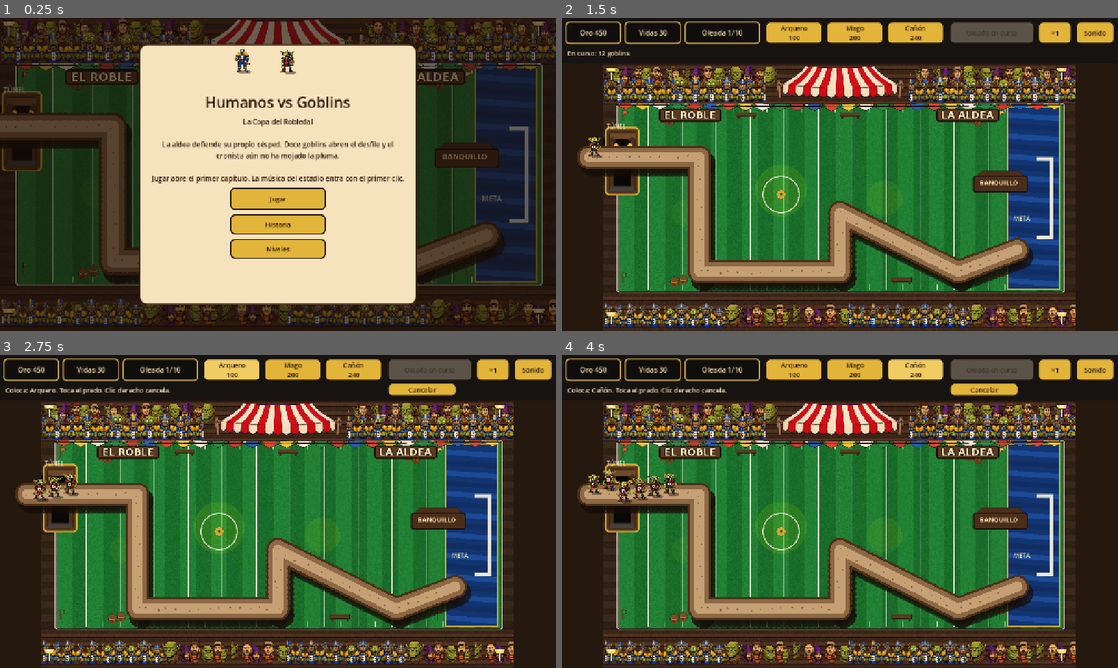
Above: before the commit, frames 1-4 (two rows, left to right).
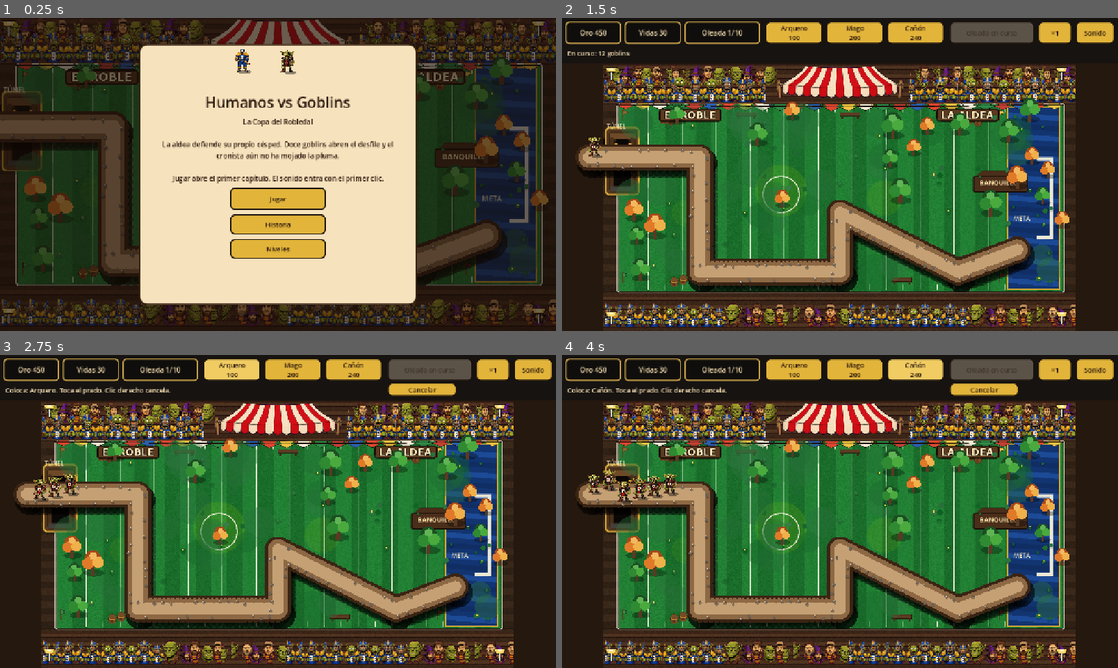
Above: after the commit, the same moments.

Repository: davidquirossoltero-commits/humanos-vs-goblins
Game: Godot game, scene res://scenes/main.tscn
Same seed, same stepped clock (60 frames per second), same inputs: the game is played once before the commit and once after it.
Inputs:
- Up to frame 1 (0.25 s): no input
- Up to frame 2 (1.5 s): click "Jugar" at 0.5 s; click "Empezar ya (3)" at 1.25 s
- Up to frame 3 (2.75 s): click "Arquero 100" at 2 s
- Up to frame 4 (4 s): click "Mago 200" at 2.75 s; click "Cañón 240" at 3.5 s

The runs differ from the first frame. In frame 1, 3.6% of the frame differs, in the area x 0-99%, y 12-86%; in frame 2, 8.5%, in the area x 3-92%, y 25-88%; in frame 3, 8.4%; in frame 4, 8.3%.

Commit message:
Quita la música de fondo y da volumen al mapa.
El camino lleva canto y sombra, y el césped se llena de árboles, rocas y antorchas según el campo. Los efectos se quedan.

Co-authored-by: david.quiros.soltero <david.quiros.soltero@gmail.com>

Diff:
--- a/scripts/draw_map.gd
+++ b/scripts/draw_map.gd
@@ -11,21 +11,147 @@
 	else:
 		c.draw_rect(Rect2(0, 0, width, height), Color("1f7a34"), true)
 	var rng := RandomNumberGenerator.new()
-	rng.seed = 1337
+	rng.seed = 1337 + hash(str(map.get("id", "robledal")))
 	var pts := PackedVector2Array()
 	for waypoint in map.waypoints:
 		pts.append(Vector2(float(waypoint.x), float(waypoint.y)))
-	var wall := PackedVector2Array()
-	for point in pts:
-		wall.append(point + Vector2(10, 18))
-	_sausage(c, wall, 34.0, Color(0.08, 0.05, 0.03, 0.45))
-	_sausage(c, pts, 32.0, Color("4a3018"))
-	_sausage(c, pts, 26.0, Color("8d6844"))
-	_sausage(c, pts, 14.0, Color("c4a074"))
-	_pebbles(c, pts, rng)
+	var theme := str(map.get("id", "robledal"))
+	_ground(c, map, pts, theme, rng)
+	_track(c, pts, theme, rng)
+	_canopy(c, map, pts, theme, rng)
 	if pts.size() >= 2:
 		_label(c, Vector2(8, pts[1].y - 78), "TÚNEL")
 		_label(c, pts[pts.size() - 1] + Vector2(-10, -78), "META")
+
+
+static func _track(c: CanvasItem, pts: PackedVector2Array, theme: String, rng: RandomNumberGenerator) -> void:
+	var lip := Color("3a2414")
+	var fill := Color("8d6844")
+	var wear := Color("c4a074")
+	var stone := Color("6e6256")
+	if theme == "foso":
+		lip = Color("2a140c")
+		fill = Color("6a4028")
+		wear = Color("8a5a32")
+		stone = Color("4a3024")
+	elif theme == "coliseo":
+		lip = Color("3e4652")
+		fill = Color("8a929c")
+		wear = Color("b7bec6")
+		stone = Color("5c656f")
+	var wall := PackedVector2Array()
+	for point in pts:
+		wall.append(point + Vector2(8, 16))
+	_sausage(c, wall, 40.0, Color(0, 0, 0, 0.38))
+	_sausage(c, pts, 36.0, lip)
+	_sausage(c, pts, 28.0, fill)
+	_sausage(c, pts, 16.0, wear)
+	for i in pts.size() - 1:
+		var a := pts[i]
+		var b := pts[i + 1]
+		var length := a.distance_to(b)
+		var dir := (b - a) / maxf(length, 1.0)
+		var normal := Vector2(-dir.y, dir.x)
+		var steps := maxi(int(length / 22.0), 1)
+		for s in steps:
+			var p := a.lerp(b, float(s) / float(steps))
+			var side := 1.0 if rng.randf() > 0.5 else -1.0
+			var rock := p + normal * side * rng.randf_range(16.0, 24.0) + Vector2(0, 3)
+			c.draw_circle(rock + Vector2(1, 3), rng.randf_range(3.2, 5.4), Color(0, 0, 0, 0.28))
+			c.draw_circle(rock, rng.randf_range(3.0, 5.0), stone)
+			c.draw_circle(rock + Vector2(-1.2, -1.4), 1.4, wear.lightened(0.25))
+
+
+static func _ground(c: CanvasItem, map: Dictionary, pts: PackedVector2Array, theme: String, rng: RandomNumberGenerator) -> void:
+	var tuft := Color("1f6b32")
+	var flower := Color("ffd24a")
+	if theme == "foso":
+		tuft = Color("3d4a22")
+		flower = Color("e07a32")
+	elif theme == "coliseo":
+		tuft = Color("2f6a48")
+		flower = Color("d7d2c4")
+	for _i in 42:
+		var broad := Vector2(rng.randf_range(48, 1232), rng.randf_range(124, 596))
+		if _near_path(map, pts, broad, 8.0):
+			continue
+		var wash := tuft.lightened(rng.randf_range(-0.05, 0.08))
+		wash.a = 0.38
+		c.draw_circle(broad, rng.randf_range(26.0, 54.0), wash)
+	for _i in 70:
+		var p := Vector2(rng.randf_range(50, 1230), rng.randf_range(130, 590))
+		if _near_path(map, pts, p, 18.0):
+			continue
+		var blob := tuft.lightened(rng.randf_range(-0.08, 0.12))
+		c.draw_circle(p + Vector2(0, 3), rng.randf_range(4.0, 9.0), Color(0, 0, 0, 0.12))
+		c.draw_circle(p, rng.randf_range(3.5, 8.0), blob)
+		if rng.randf() > 0.72:
+			c.draw_circle(p + Vector2(rng.randf_range(-3, 3), -2), 2.1, flower)
+
+
+static func _canopy(c: CanvasItem, map: Dictionary, pts: PackedVector2Array, theme: String, rng: RandomNumberGenerator) -> void:
+	var spots: Array[Vector2] = []
+	for _i in 80:
+		var p := Vector2(rng.randf_range(36, 1244), rng.randf_range(112, 600))
+		if _near_path(map, pts, p, 46.0):
+			continue
+		var crowded := false
+		for other in spots:
+			if other.distance_to(p) < 54.0:
+				crowded = true
+				break
+		if crowded:
+			continue
+		spots.append(p)
+		if spots.size() >= 22:
+			break
+	spots.sort_custom(func(a: Vector2, b: Vector2) -> bool: return a.y < b.y)
+	for p in spots:
+		if theme == "coliseo" and rng.randf() > 0.55:
+			_rock(c, p, rng.randf_range(0.8, 1.3))
+		elif theme == "foso" and rng.randf() > 0.62:
+			_torch(c, p)
+		else:
+			var autumn := theme != "foso" and rng.randf() > 0.55
+			_broad_tree(c, p, rng.randf_range(0.85, 1.35), autumn, theme)
+
+
+static func _broad_tree(c: CanvasItem, p: Vector2, scale: float, autumn: bool, theme: String) -> void:
+	var leaf := Color("2f8a32")
+	var dark := Color("1c4e22")
+	var light := Color("4aaa3e")
+	if theme == "foso":
+		leaf = Color("5a6230")
+		dark = Color("2c3418")
+		light = Color("7a8444")
+	elif autumn:
+		leaf = Color("e07a28")
+		dark = Color("a84818")
+		light = Color("f0b04a")
+	c.draw_set_transform(p + Vector2(2, 8) * scale, 0.0, Vector2(22, 8) * scale)
+	c.draw_circle(Vector2.ZERO, 1.0, Color(0, 0, 0, 0.32))
+	c.draw_set_transform(Vector2.ZERO, 0.0, Vector2.ONE)
+	c.draw_rect(Rect2(p + Vector2(-4, -6) * scale, Vector2(8, 20) * scale), Color("5a3a22"), true)
+	c.draw_circle(p + Vector2(0, -22) * scale, 18 * scale, dark)
+	c.draw_circle(p + Vector2(-10, -12) * scale, 13 * scale, leaf)
+	c.draw_circle(p + Vector2(11, -14) * scale, 12 * scale, light)
+	c.draw_circle(p + Vector2(0, -28) * scale, 8 * scale, light.lightened(0.12))
+
+
+static func _rock(c: CanvasItem, p: Vector2, scale: float) -> void:
+	c.draw_set_transform(p + Vector2(2, 6) * scale, 0.0, Vector2(16, 6) * scale)
+	c.draw_circle(Vector2.ZERO, 1.0, Color(0, 0, 0, 0.3))
+	c.draw_set_transform(Vector2.ZERO, 0.0, Vector2.ONE)
+	c.draw_circle(p + Vector2(-6, 0) * scale, 10 * scale, Color("5c656f"))
+	c.draw_circle(p + Vector2(8, 2) * scale, 8 * scale, Color("8a929c"))
+	c.draw_circle(p + Vector2(-2, -4) * scale, 4 * scale, Color("d5dbe2"))
+
+
+static func _torch(c: CanvasItem, p: Vector2) -> void:
+	c.draw_circle(p + Vector2(0, 10), 16, Color(1.0, 0.45, 0.1, 0.28))
+	c.draw_rect(Rect2(p + Vector2(-3, -2), Vector2(6, 16)), Color("5a3a22"), true)
+	c.draw_circle(p + Vector2(0, -6), 7, Color("ffb15a"))
+	c.draw_circle(p + Vector2(0, -8), 3.5, Color("fff1c4"))
 
 
 static func _sausage(c: CanvasItem, pts: PackedVector2Array, radius: float, color: Color) -> void:
--- a/scripts/hud.gd
+++ b/scripts/hud.gd
@@ -386,7 +386,7 @@
 		overlay_button.text = "Jugar"
 		story_button.visible = true
 		levels_button.visible = true
-		overlay_body.text = "%s\n\n%s\n\nJugar abre el primer capítulo. La música del estadio entra con el primer clic." % [world.campaign_title(), world.chapter_blurb(0)]
+		overlay_body.text = "%s\n\n%s\n\nJugar abre el primer capítulo. El sonido entra con el primer clic." % [world.campaign_title(), world.chapter_blurb(0)]
 	elif page == "story":
 		overlay_title.text = world.campaign_title()
 		overlay_button.visible = false
--- a/scripts/sfx.gd
+++ b/scripts/sfx.gd
@@ -10,7 +10,6 @@
 var _voices: Array = []
 var _rate := 22050.0
 var _rng := RandomNumberGenerator.new()
-var _music: AudioStreamPlayer
 
 
 func _ready() -> void:
@@ -26,14 +25,6 @@
 	_player.volume_db = 0.0
 	add_child(_player)
 	_rng.seed = 17
-	_music = AudioStreamPlayer.new()
-	var loaded := load("res://audio/stadium.wav") as AudioStream
-	if loaded is AudioStreamWAV:
-		(loaded as AudioStreamWAV).loop_mode = AudioStreamWAV.LOOP_FORWARD
-	_music.stream = loaded
-	_music.volume_db = -16.0
-	add_child(_music)
-	_music.play()
 	_ensure_playing()
 
 
@@ -80,18 +71,12 @@
 func unlock() -> void:
 	_resume_web_audio()
 	_ensure_playing()
-	if _music and enabled and not _music.playing:
-		_music.play()
 	_add(660.0, 740.0, 0.09, 0.42, 2, 0.0)
 
 
 func set_muted(turn_off: bool) -> void:
 	enabled = not turn_off
 	set_process(enabled)
-	if _music:
-		_music.stream_paused = not enabled
-		if enabled and not _music.playing:
-			_music.play()
 	if enabled:
 		unlock()
 
Not shown, removed: audio/stadium.wav.import
Not shown, removed: audio/stadium.wav
